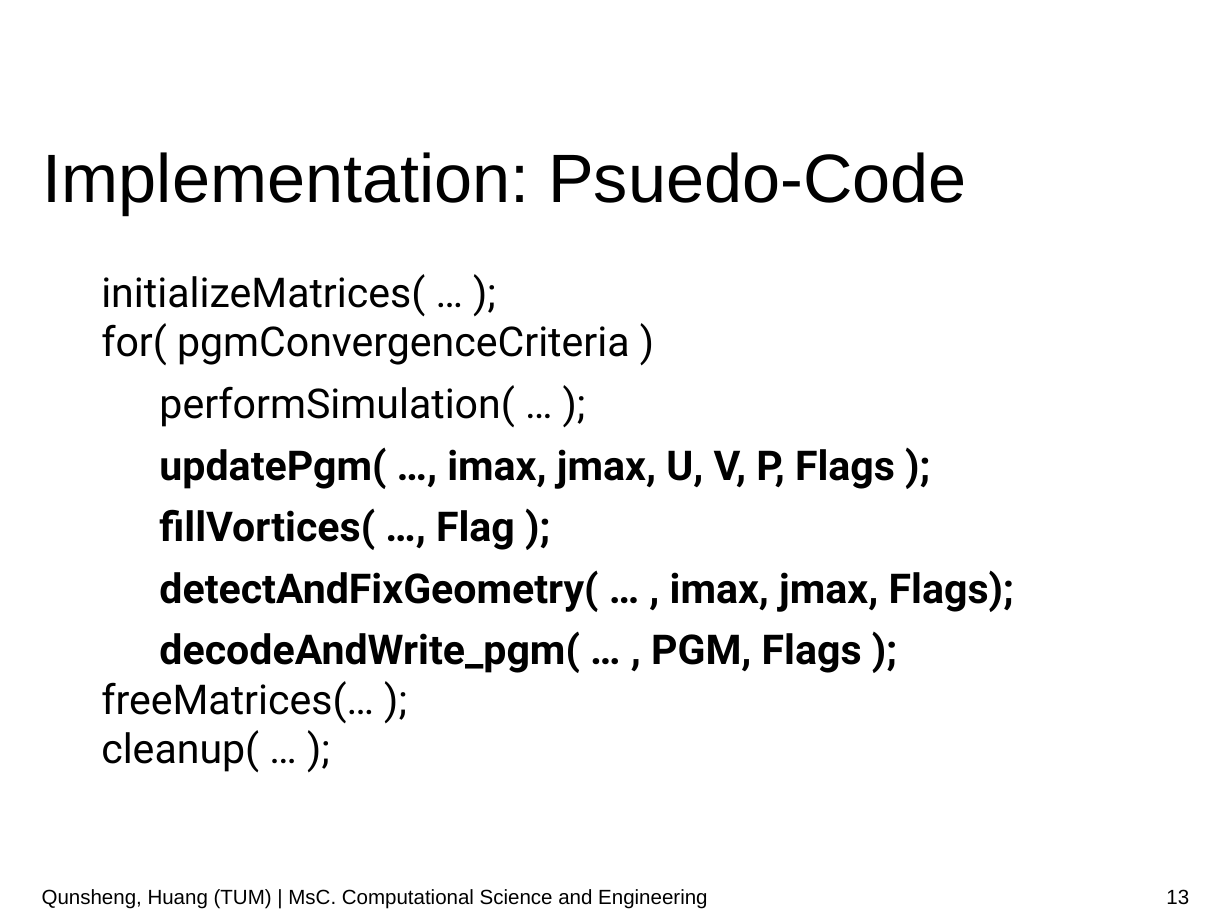
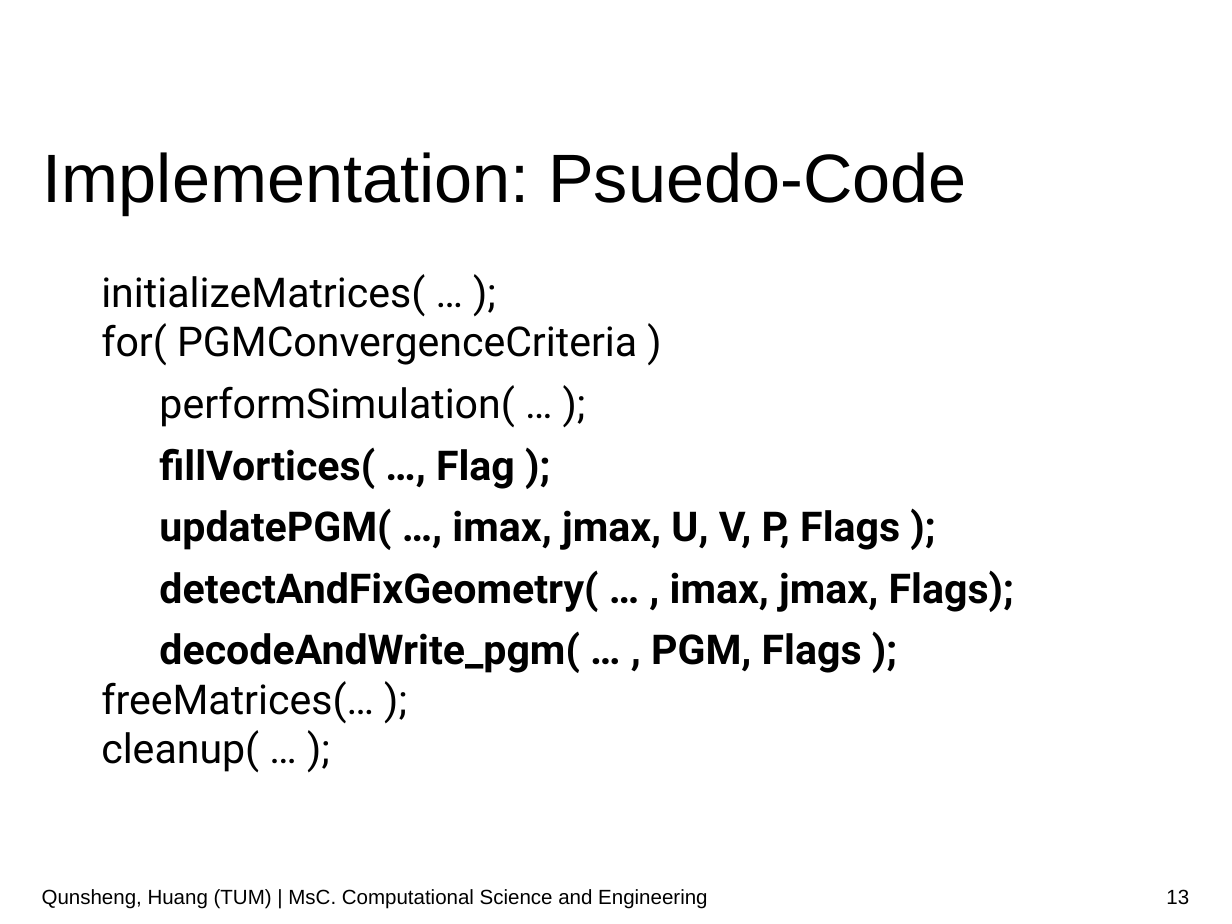
Before and after one commit to huangq1234553/cfd-lab, a slide deck: slide 13 of Presentation.odp. Drawn at 1232x924 pixels with LibreOffice and Linux fonts; fonts in the diff are those of the drawing; background and template pictures are left out. Boxes give left, top, right and bottom in pixels: in the first picture for what was removed or moved away, otherwise in the second. Text is boxed around its words. In the diff, an @@ line names an element or a change of style, - is before the commit and + after.

```diff
--- a/Presentation.odp
+++ b/Presentation.odp
@@ text at (x1=101, y1=323, x2=637, y2=365): text changed @@
-for( pgmConvergenceCriteria )
+for( PGMConvergenceCriteria )
@@ text at (x1=159, y1=447, x2=895, y2=489): paragraph removed @@
-  updatePgm( …, imax, jmax, U, V, P, Flags );
@@ text at (x1=159, y1=508, x2=900, y2=550): paragraph added @@
+  updatePGM( …, imax, jmax, U, V, P, Flags );
```
Also in this commit, not shown: 2 other slides changed.
